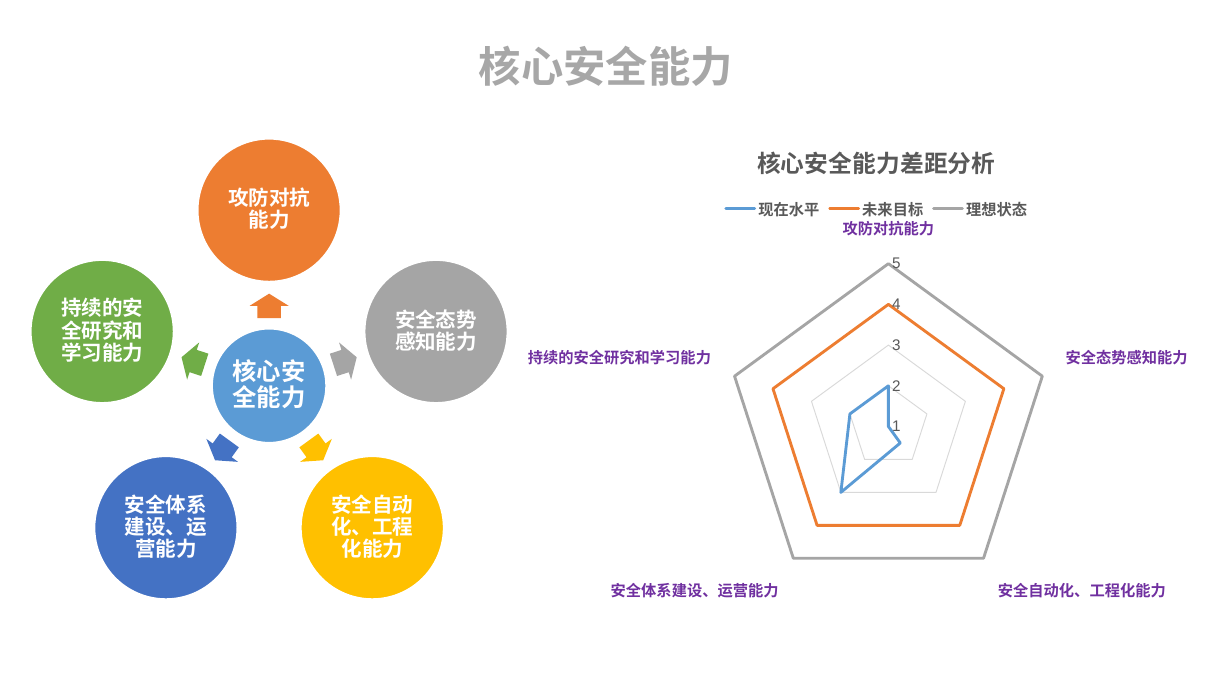
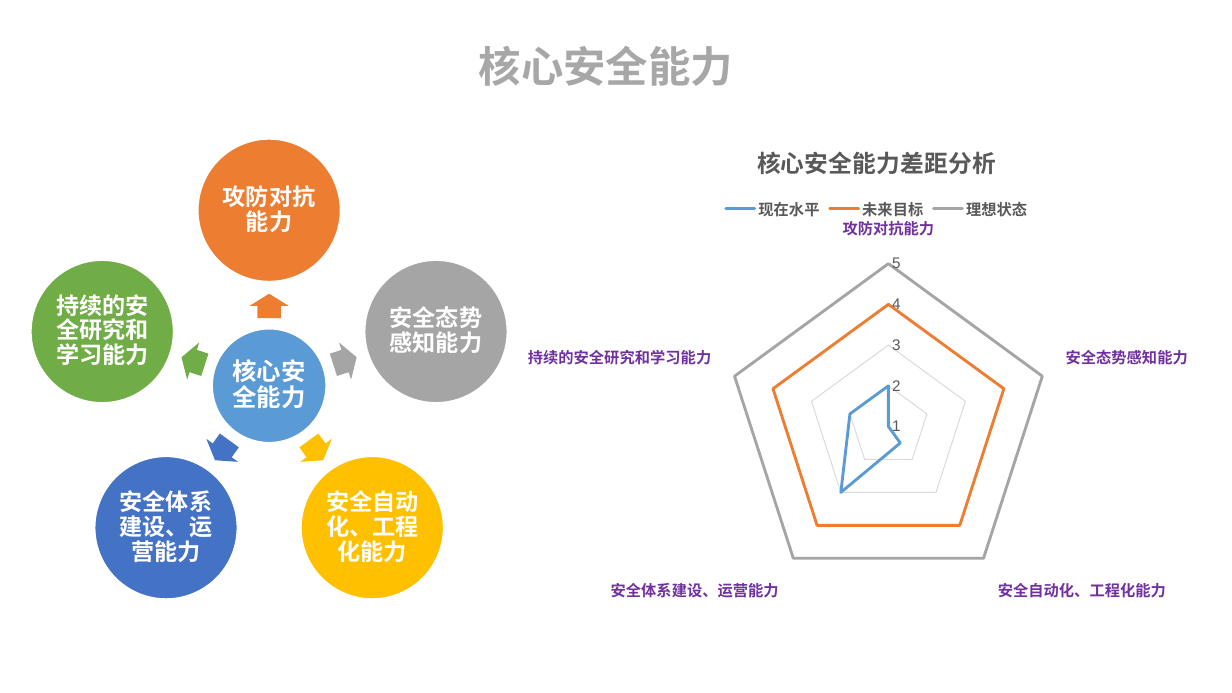
Before and after one commit to ym2011/SecurityMind, a slide deck: slide 24 of 互联网企业安全建设整体规划.pptx. Drawn at 1232x693 pixels with LibreOffice and Linux fonts; fonts in the diff are those of the drawing. Boxes give left, top, right and bottom in pixels: in the first picture for what was removed or moved away, otherwise in the second. Text is boxed around its words. In the diff, an @@ line names an element or a change of style, - is before the commit and + after.

Commit message:
信息安全建设思路
信息安全建设思路

```diff
--- a/互联网企业安全建设整体规划.pptx
+++ b/互联网企业安全建设整体规划.pptx
@@ radar chart at (528,123,1221,645) @@
@@ title "核心安全能力差距分析 " to "核心安全能力差距分析" @@
@@ size 16 to 18 pt in 5 elements at (223,185,315,232), (390,306,482,353), (326,490,418,562), (120,490,212,562), (56,294,148,365) @@
```
Also in this commit, not shown: 3 other slides changed.
